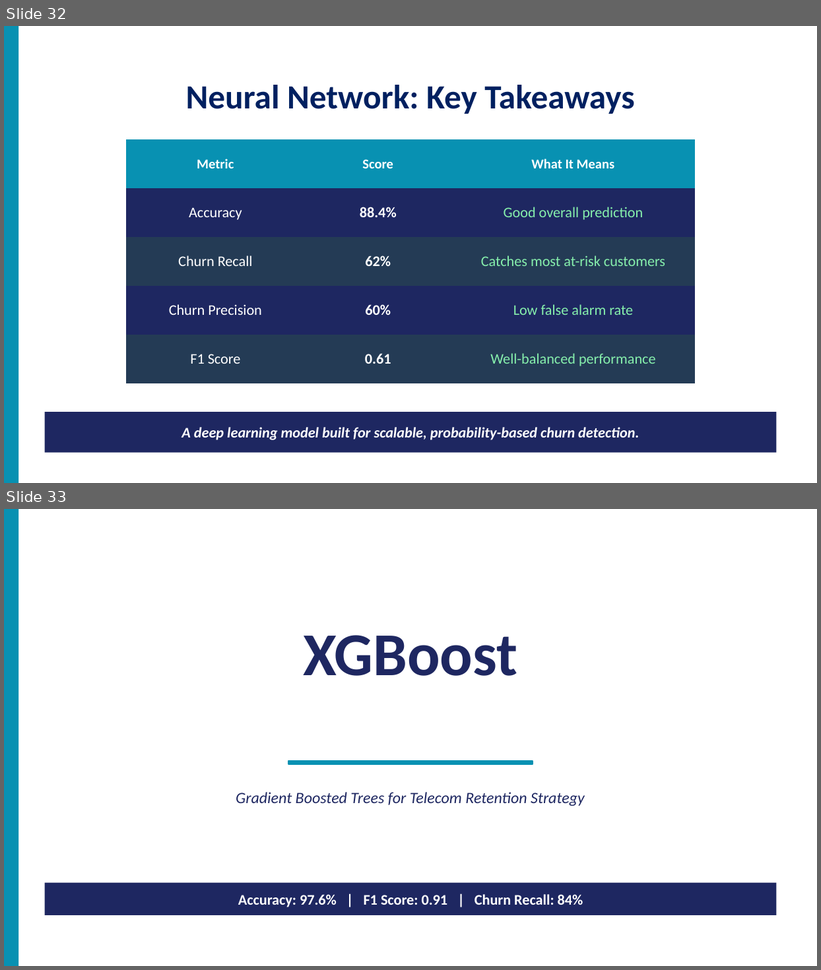
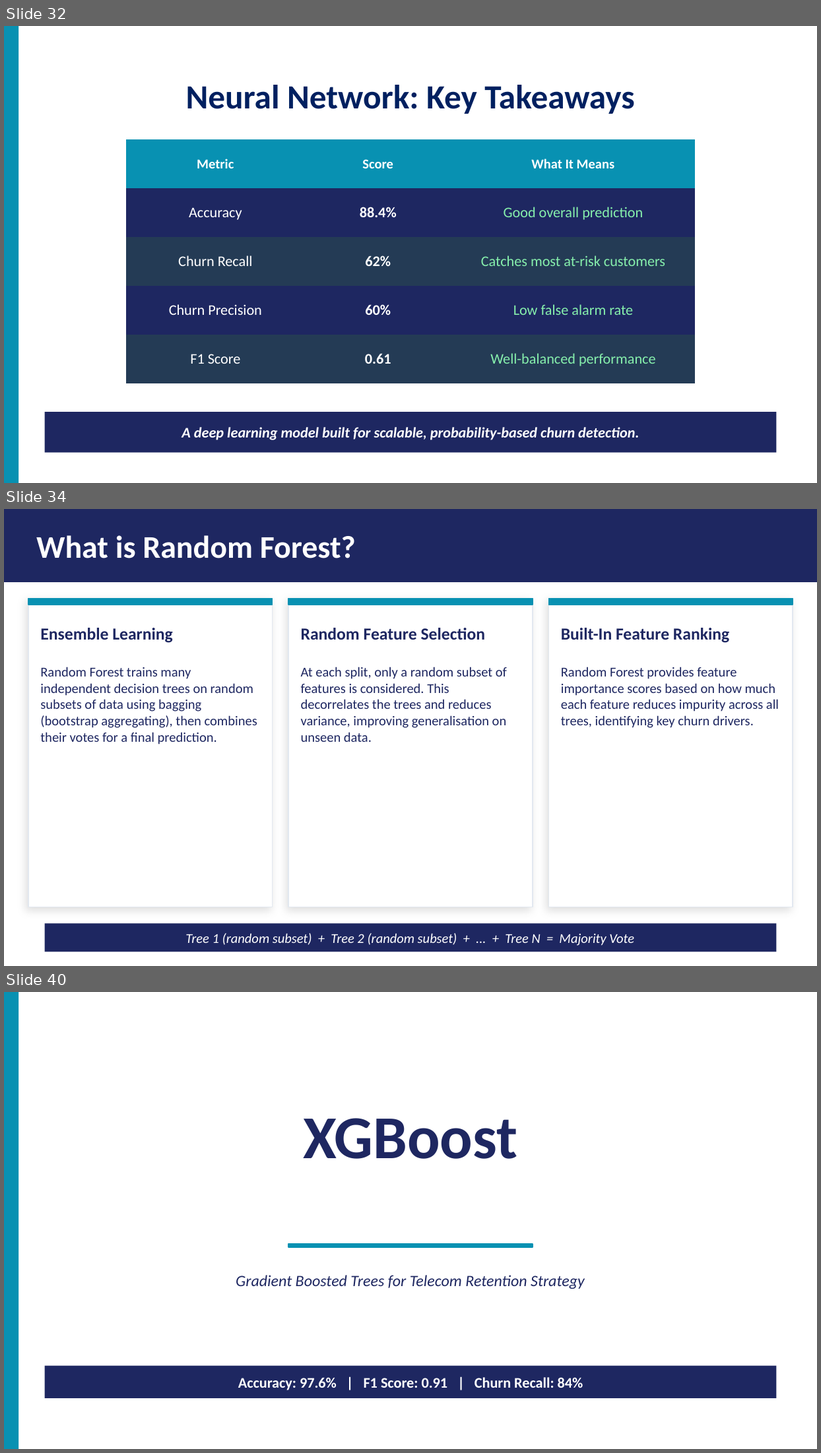
Before and after one commit to lixuanxiao2026/customer-churn-ml, a slide deck: slides/Churn_Prediction_Group_Template.pptx. Shown one above the other, each under a label of ours: slides 32 and 33 before the commit, slides 32, 34 and 40 after it; the slides between them are not shown. The pictures are 821x970 and 821x1453 pixels, drawn with LibreOffice and Linux fonts; fonts in the diff are those of the drawing. Boxes give left, top, right and bottom in pixels: in the first picture for what was removed or moved away, otherwise in the second. Text is boxed around its words. In the diff, an @@ line names an element or a change of style, - is before the commit and + after.

```diff
--- a/slides/Churn_Prediction_Group_Template.pptx
+++ b/slides/Churn_Prediction_Group_Template.pptx
@@ slide 34 added at [4, 509, 817, 966], background #FFFFFF @@
@@ rectangle added at [4, 509, 817, 582], fill #1E2761 @@
@@ text added at [36, 535, 356, 559], 28 pt, text #FFFFFF, bold @@
+What is Random Forest?
@@ rectangle added at [28, 599, 273, 908], fill #FFFFFF, outline #E2E8F0 1 pt @@
@@ rectangle added at [28, 599, 273, 605], fill #0891B2, outline #0891B2 1 pt @@
@@ rectangle added at [288, 599, 533, 908], fill #FFFFFF, outline #E2E8F0 1 pt @@
@@ rectangle added at [288, 599, 533, 605], fill #0891B2, outline #0891B2 1 pt @@
@@ rectangle added at [548, 599, 793, 908], fill #FFFFFF, outline #E2E8F0 1 pt @@
@@ rectangle added at [548, 599, 793, 605], fill #0891B2, outline #0891B2 1 pt @@
@@ text added at [40, 628, 172, 643], 15 pt, text #1E2761, bold @@
+Ensemble Learning
@@ text added at [301, 628, 486, 640], 15 pt, text #1E2761, bold @@
+Random Feature Selection
@@ text added at [561, 628, 729, 643], 15 pt, text #1E2761, bold @@
+Built-In Feature Ranking
@@ text added at [40, 667, 257, 745], 12 pt, text #1E2761 @@
+Random Forest trains many independent decision trees on random subsets of data using bagging (bootstrap aggregating), then combines their votes for a final prediction.
@@ text added at [301, 667, 507, 742], 12 pt, text #1E2761 @@
+At each split, only a random subset of features is considered. This decorrelates the trees and reduces variance, improving generalisation on unseen data.
@@ text added at [561, 667, 779, 728], 12 pt, text #1E2761 @@
+Random Forest provides feature importance scores based on how much each feature reduces impurity across all trees, identifying key churn drivers.
@@ rectangle added at [45, 923, 776, 952], fill #1E2761, 12 pt, text #FFFFFF, italic @@
+Tree 1 (random subset) + Tree 2 (random subset) + ... + Tree N = Majority Vote
@@ what was slide 33 is now slide 40 @@
```
Also in this commit, not shown: 6 other slides added, 2 other files.
